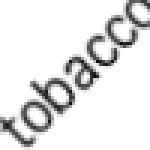
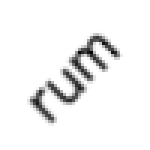
Layer changes from the first 150 × 150 image to the second:
hid "tobacco" over [0, 0, 150, 150]
added layer "rum" above "ore" over [27, 30, 123, 126]
